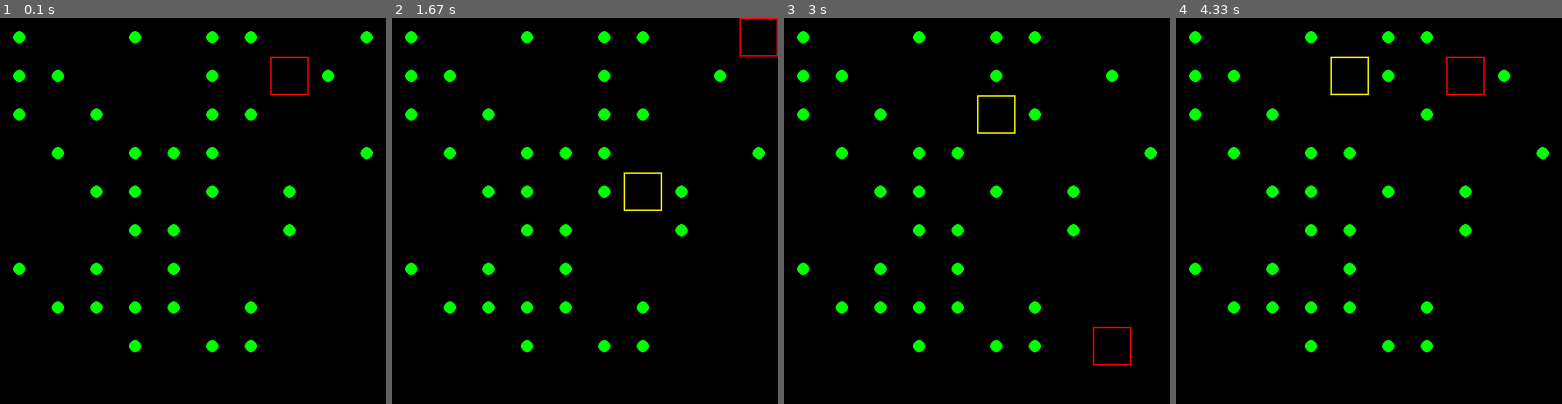
Above: before the commit, frames 1-4 (left to right).
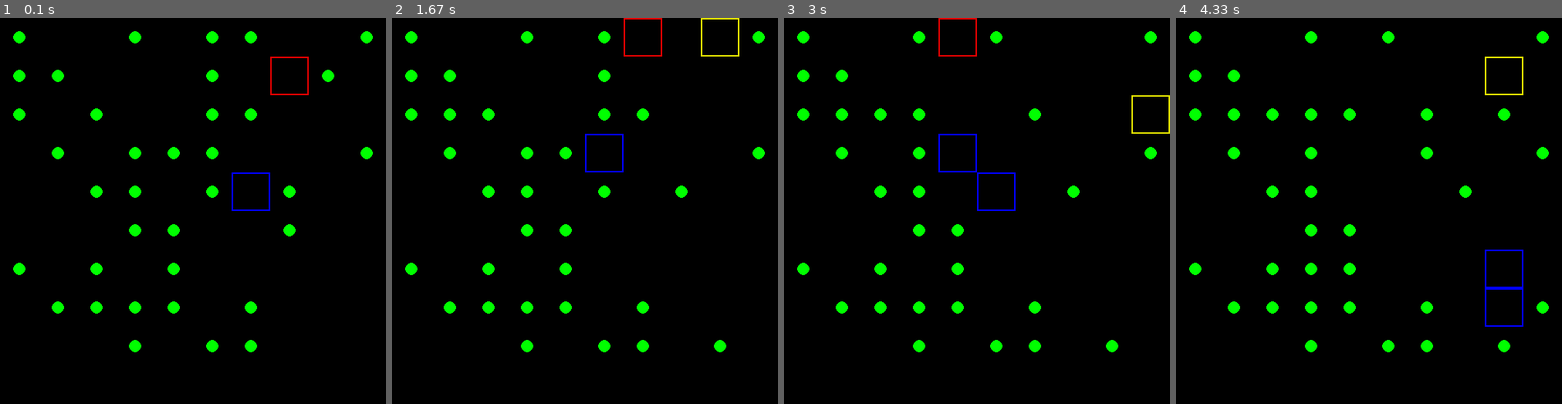
Above: after the commit, the same moments.

Repository: mill275us/Genetic
Game: pygame game, started from genetic.py
Two runs of this game, one before a commit and one after it. Both use one fixed random seed, a clock stepped at 60 frames per second and the inputs below.
Inputs:
- Up to frame 1 (0.1 s): no input
- Up to frame 2 (1.67 s): no input
- Up to frame 3 (3 s): no input
- Up to frame 4 (4.33 s): no input

The runs differ from the first frame. In frame 1, 0.2% of the frame differs, in the area x 60-70%, y 40-50%; in frame 2, 1.3%; in frame 3, 1.7%; in frame 4, 1.9%, in the area x 13-97%, y 3-87%.

Commit message:
Fixed so that new bug is a copy of parent

Diff:
--- a/Utils/field.py
+++ b/Utils/field.py
@@ -7,17 +7,27 @@
 
         # TAdd 1 to correct for zero base
         self.field = np.zeros((self.grid_size+1, self.grid_size+1), dtype=int)
+        self.addFood(starting_food
+                     )
+        # for i in range (starting_food):
+        #     x = int(round(self.grid_size * float(np.random.rand(1)), 0))
+        #     y = int(round(self.grid_size * float(np.random.rand(1)), 0))
+        #     if self.field[x][y] == 0:
+        #         self.field[x][y] = 1
+        #     else:
+        #         i -= 1
 
-        for i in range (starting_food):
+    def consumeFoodAt(self, x, y):
+        self.field[x][y] = 0
+
+    def addFood(self, amount_to_add):
+        for i in range (amount_to_add):
             x = int(round(self.grid_size * float(np.random.rand(1)), 0))
             y = int(round(self.grid_size * float(np.random.rand(1)), 0))
             if self.field[x][y] == 0:
                 self.field[x][y] = 1
             else:
                 i -= 1
-
-    def consumeFoodAt(self, x, y):
-        self.field[x][y] = 0
 
     def printStatus(self):
         rows, cols = self.field.shape
--- a/genetic.py
+++ b/genetic.py
@@ -7,8 +7,9 @@
 # Uses a zero base
 grid = 9
 food_density = 50
+food_spawn_per_turn = 2
 field = Field(grid, food_density)
-bots = [Bot(field, (225, 225, 0)), Bot(field, (225, 0, 0))]
+bots = [Bot(field, (225, 225, 0)), Bot(field, (225, 0, 0)), Bot(field, (0, 0, 255))]
 
 # Setup Pygame for display
 screen_size = 500
@@ -24,16 +25,23 @@
 
 # Simulate several evolutions of the field
 running = True
+cycle_coounter = 1
 while running:
     for event in pygame.event.get():
         if event.type == pygame.QUIT:
             running = False
 
+    # Clear the screen`
     window.fill((0, 0, 0))
+    print("Cycle {} ---> Number of bugs: {}".format(cycle_coounter, len(bots)))
+
+    # Add new food
+    field.addFood(food_spawn_per_turn)
+
     for bot in bots:
         bot.move()
         bot.eat()
-        bot.printStatus()
+        ###bot.printStatus()
 
         # Remove dead bots
         if not bot.isAlive:
@@ -46,14 +54,14 @@
             energy = int(bot.energy / 2)
             bot.energy = energy
             bot.readyToReproduce = False
-            bots.append(Bot(field, bot.color))
+            new_bot = bot
+            bots.append(new_bot)
 
         # Draw each bug
         rect = pygame.Rect(bot.x * cell_size , bot.y * cell_size, cell_size, cell_size)
         pygame.draw.rect(window, bot.color, rect, 2)
 
-
-    # Add food to display
+    # Disply Food on field
     for x in range(0, cell_count):
         for y in range(0, cell_count):
             if field.field[x][y] == 1:
@@ -61,9 +69,7 @@
                 ypos = int(y * cell_size+ cell_cntr_offset)
                 pygame.draw.circle(window, (0, 255, 0), [xpos, ypos], 8, 0)
 
+    # Display board
     pygame.display.update()
     clock.tick(2)
-
-    #field.printStatus()
-
-    pass
+    cycle_coounter += 1
